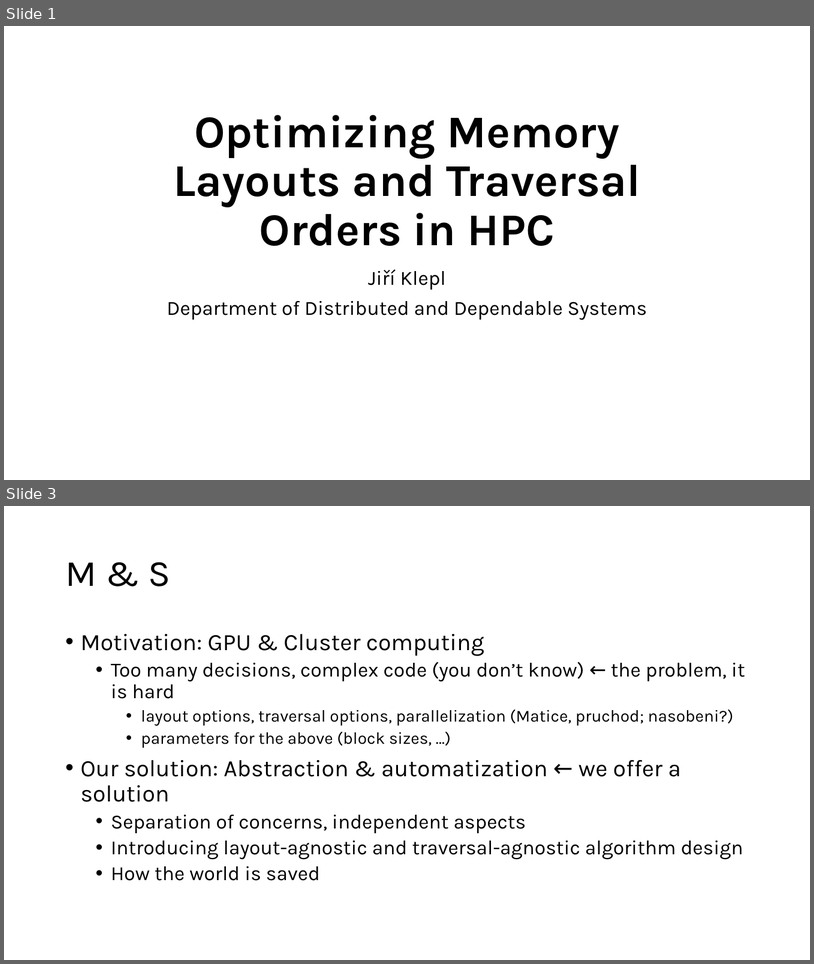
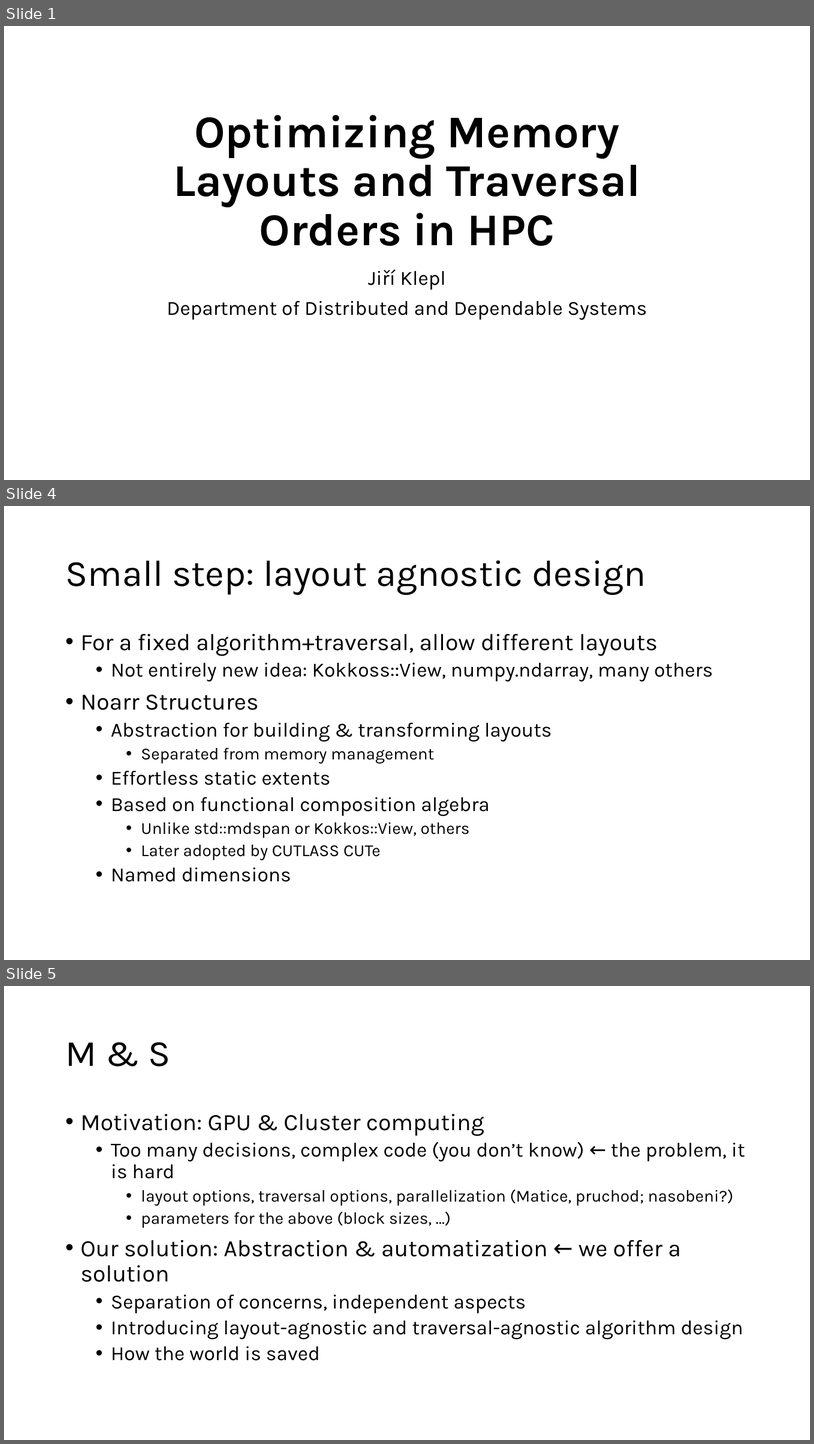
Before and after one commit to jiriklepl/phd-thesis, a slide deck: slides/Optimizing Memory Layouts and Traversal Orders in High-Performance Computing.pptx. Shown one above the other, each under a label of ours: slides 1 and 3 before the commit, slides 1, 4 and 5 after it; the slides between them are not shown. The pictures are 814x964 and 814x1444 pixels, drawn with LibreOffice and Linux fonts; fonts in the diff are those of the drawing. Boxes give left, top, right and bottom in pixels: in the first picture for what was removed or moved away, otherwise in the second. Text is boxed around its words. In the diff, an @@ line names an element or a change of style, - is before the commit and + after.

```diff
--- a/slides/Optimizing Memory Layouts and Traversal Orders in High-Performance Computing.pptx
+++ b/slides/Optimizing Memory Layouts and Traversal Orders in High-Performance Computing.pptx
@@ slide 4 added at bbox=[4, 506, 810, 960], background #FFFFFF @@
@@ title added at bbox=[65, 560, 647, 595], 44 pt, text #000000 @@
+Small step: layout agnostic design
@@ text added at bbox=[81, 634, 713, 882], 24 pt, text #000000 @@
+• For a fixed algorithm+traversal, allow different layouts
+  • Not entirely new idea: Kokkoss::View, numpy.ndarray, many others
+• Noarr Structures
+  • Abstraction for building & transforming layouts
+    • Separated from memory management
+  • Effortless static extents
+  • Based on functional composition algebra
+    • Unlike std::mdspan or Kokkos::View, others
+    • Later adopted by CUTLASS CUTe
+  • Named dimensions
@@ what was slide 3 is now slide 5 @@
```
Also in this commit, not shown: 2 other slides added, 1 slide removed.
